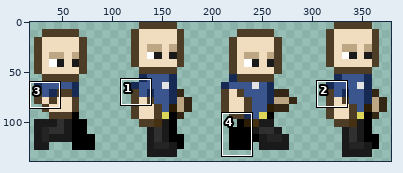
Edited in one commit: sprite sheet (Game/src/sprites/heroSprite/right.png). The picture above shows the old version from afar; the outline marks the close-up.
Close-up. The starting point:
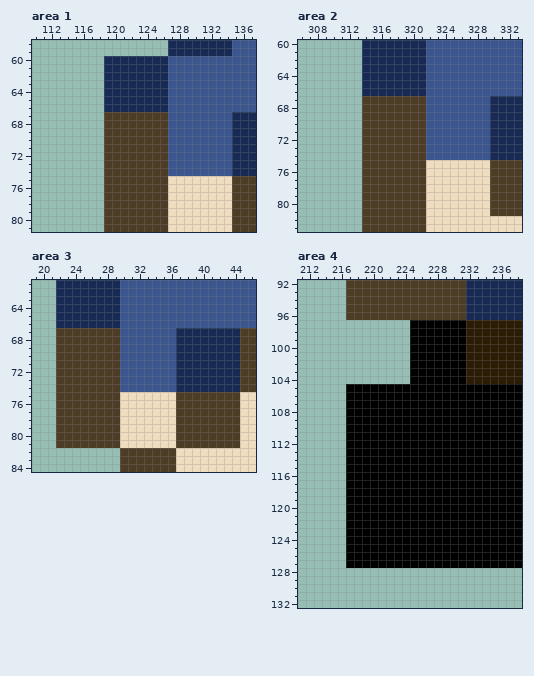
The file is 330x143 pixels. Shown: area 1: x 110..137, y 58..81; area 2: x 306..333, y 60..83; area 3: x 19..46, y 61..84; area 4: x 211..238, y 92..132. The old version is drawn lined up with the new one. The wide view leaves out empty margins.
The same view after the edit:
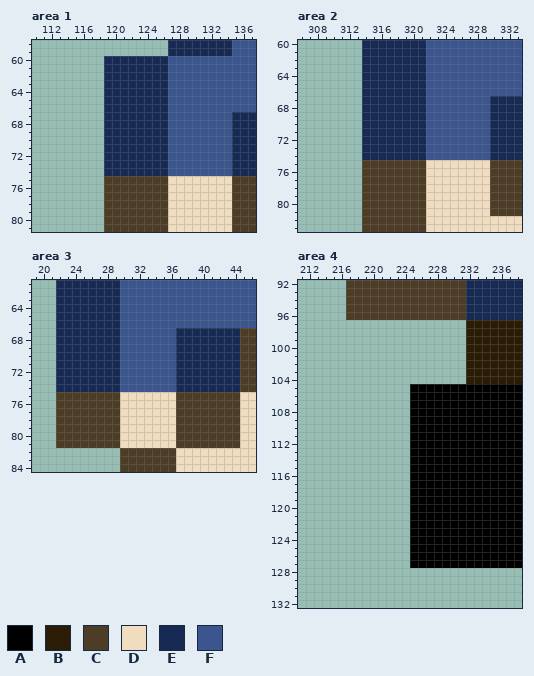
Palette (. is transparent): A #000000  B #2b1c06  C #4d3d26  D #f0ddc0  E #162a54  F #3b558f
Edits made:
canvas 330x143 -> 390x143; drawings rearranged on the sheet (the old picture shows each at its new place)
Area 1:
The edit turns colour C into colour E in rows 67 to 74 at x 119 to 126.
Area 2:
The edit turns colour C into colour E in rows 67 to 74 at x 314 to 321.
Area 3:
The edit turns colour C into colour E in rows 67 to 74 at x 22 to 29.
Area 4:
The author cleared colour A in rows 97 to 104 at x 225 to 231; in rows 105 to 127 at x 217 to 224.
Pixel boxes of the changes (left, top, right, bottom) in both close-ups:
changed: (104, 112, 168, 176)
changed: (362, 96, 426, 160)
changed: (56, 328, 120, 392)
erased: (346, 320, 466, 568)
